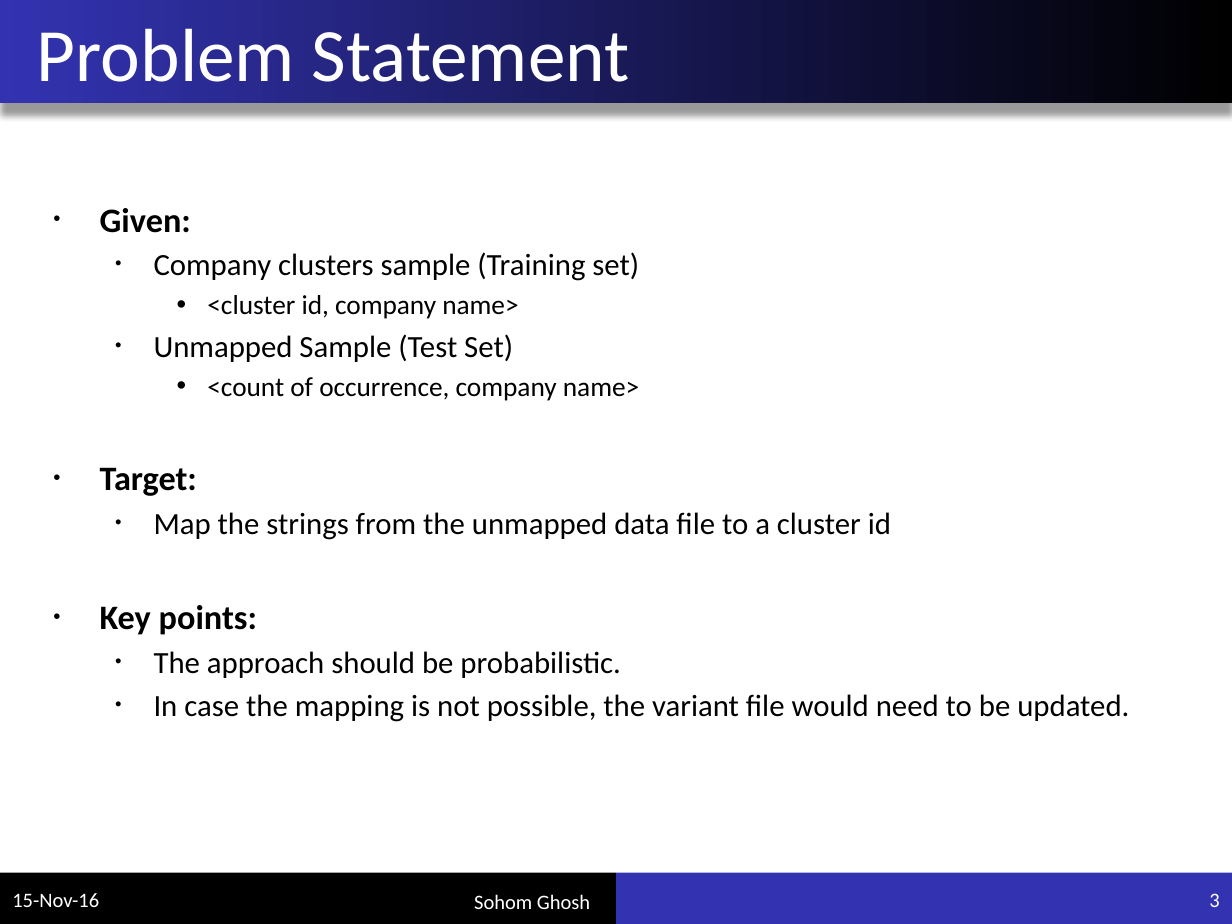
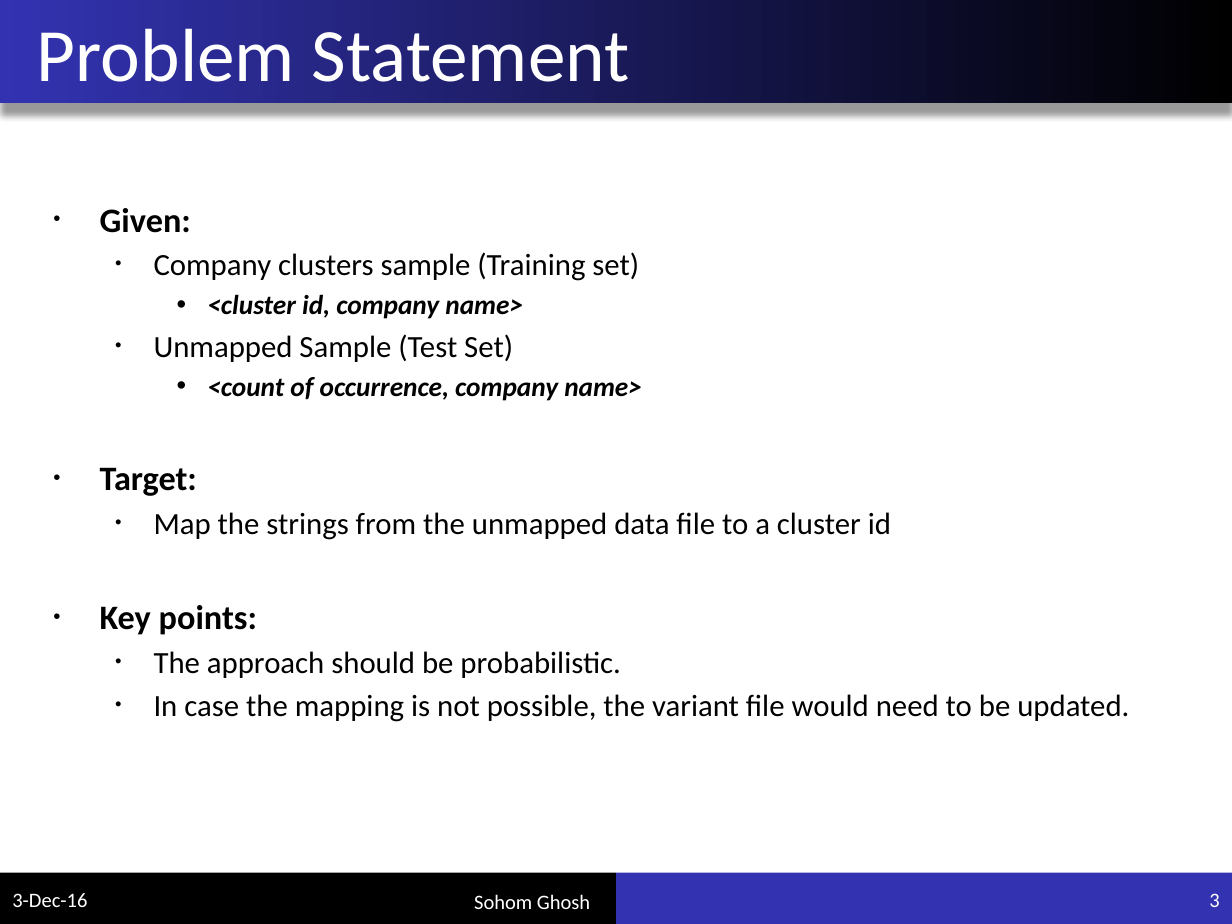
Before and after one commit to sohomghosh/company_clustering, a slide deck: slide 3 of presentation.pptx. Drawn at 1232x924 pixels with LibreOffice and Linux fonts; fonts in the diff are those of the drawing. Boxes give left, top, right and bottom in pixels: in the first picture for what was removed or moved away, otherwise in the second. Text is boxed around its words. In the diff, an @@ line names an element or a change of style, - is before the commit and + after.

```diff
--- a/presentation.pptx
+++ b/presentation.pptx
@@ text at (207,294,642,401): bold on, italic on in "<cluster id, company name>", "<count of occurrence, company name>" @@
@@ text at (12,893,87,907): text changed @@
-15-Nov-16
+3-Dec-16
```
Also in this commit, not shown: 13 other slides changed, 1 slide added, 1 other file.
